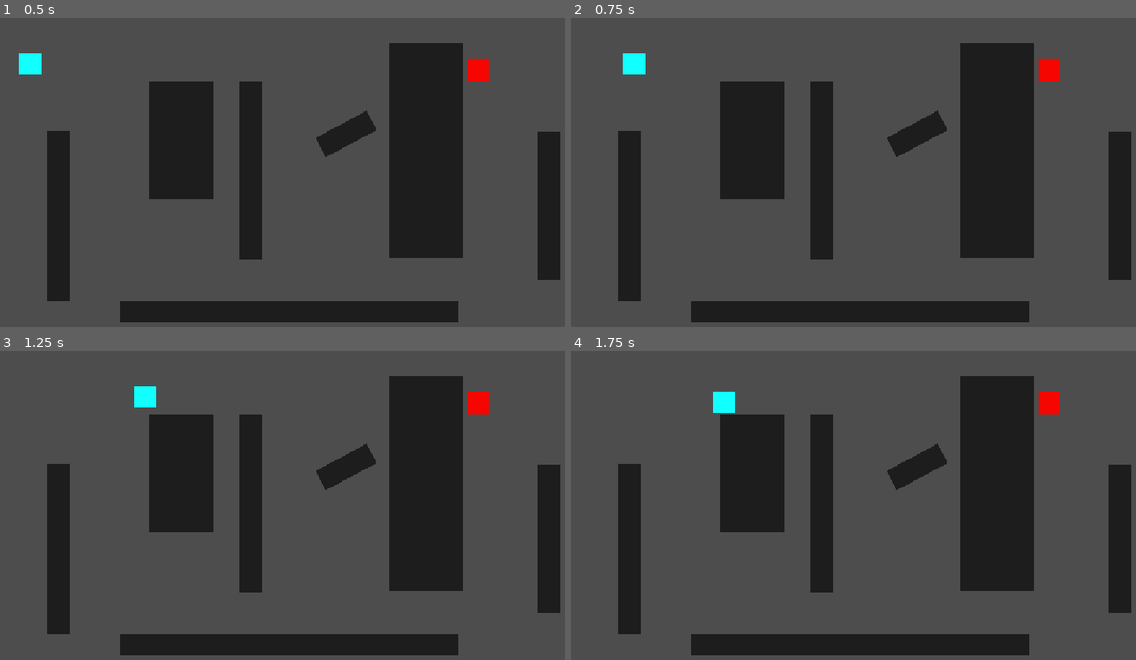
Above: before the commit, frames 1-4 (two rows, left to right).
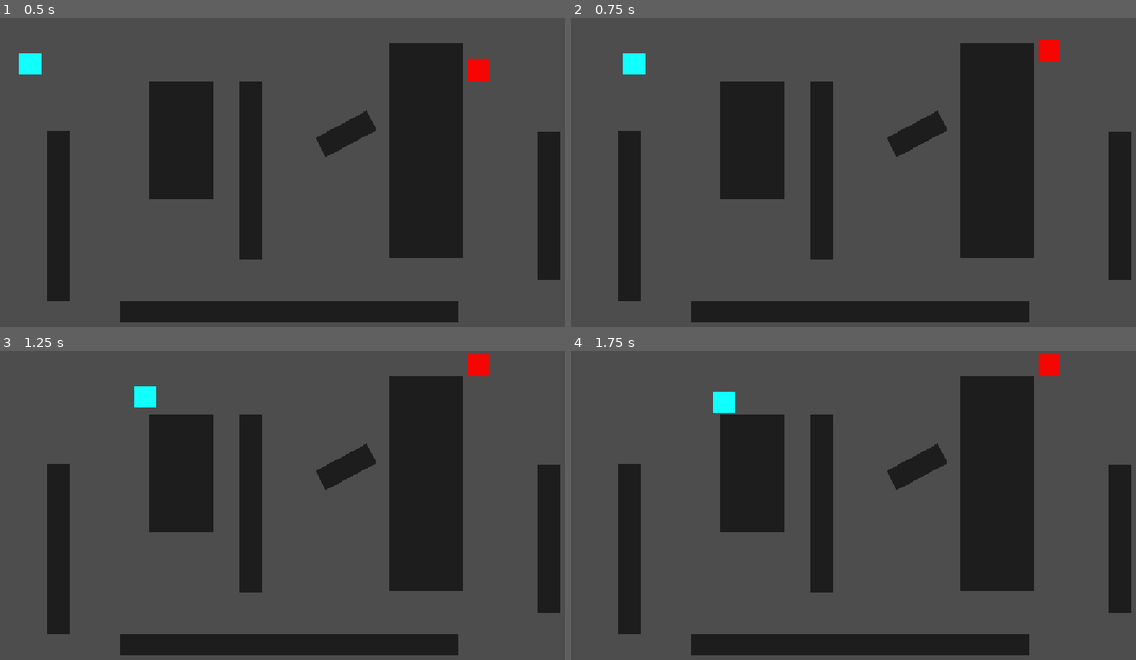
Above: after the commit, the same moments.

Repository: KWojtal-lab/pg2d-praca-domowa
Game: Godot game, scene res://main.tscn
Same seed, same stepped clock (60 frames per second), same inputs: the game is played once before the commit and once after it.
Inputs:
- Up to frame 1 (0.5 s): no input
- Up to frame 2 (0.75 s): hold D (right) from 0.53 s (still down)
- Up to frame 3 (1.25 s): keep holding D (right)
- Up to frame 4 (1.75 s): release D (right) at 1.28 s; hold S (down) from 1.28 s (still down)

Frame 1 is identical in both runs. In frame 2, 0.5% of the frame differs, in the area x 82-87%, y 6-21%; in frame 3, 0.5%, in the area x 82-87%, y 1-21%; in frame 4, 0.5%.

Commit message:
Calculate score based on dot products to player & current direction

Diff:
--- a/scripts/enemy.gd
+++ b/scripts/enemy.gd
@@ -4,17 +4,19 @@
 @onready var player: Node2D = get_tree().current_scene.get_node("Player")
 
 func _physics_process(_delta: float) -> void:
-	var dir = global_position.direction_to(player.global_position)
+	var dir_to_player = global_position.direction_to(player.global_position)
 
-	if not test_move(global_transform, dir):
-		velocity = dir * SPEED
+	if not test_move(global_transform, dir_to_player):
+		velocity = dir_to_player * SPEED
 	else:
 		var best_dir = Vector2.ZERO
 		var best_score = float("-inf")
 
 		for degree in range(-180, 180 + 1, 15):
-			var candidate = dir.rotated(deg_to_rad(degree))
-			var score = candidate.dot(dir) if not test_move(global_transform, candidate) else float("-inf")
+			var candidate = dir_to_player.rotated(deg_to_rad(degree))
+			var dot_player = candidate.dot(dir_to_player)
+			var dot_current = candidate.dot(velocity.normalized())
+			var score = dot_player + dot_current * 1.5 if not test_move(global_transform, candidate) else float("-inf")
 
 			if score > best_score:
 				best_dir = candidate
